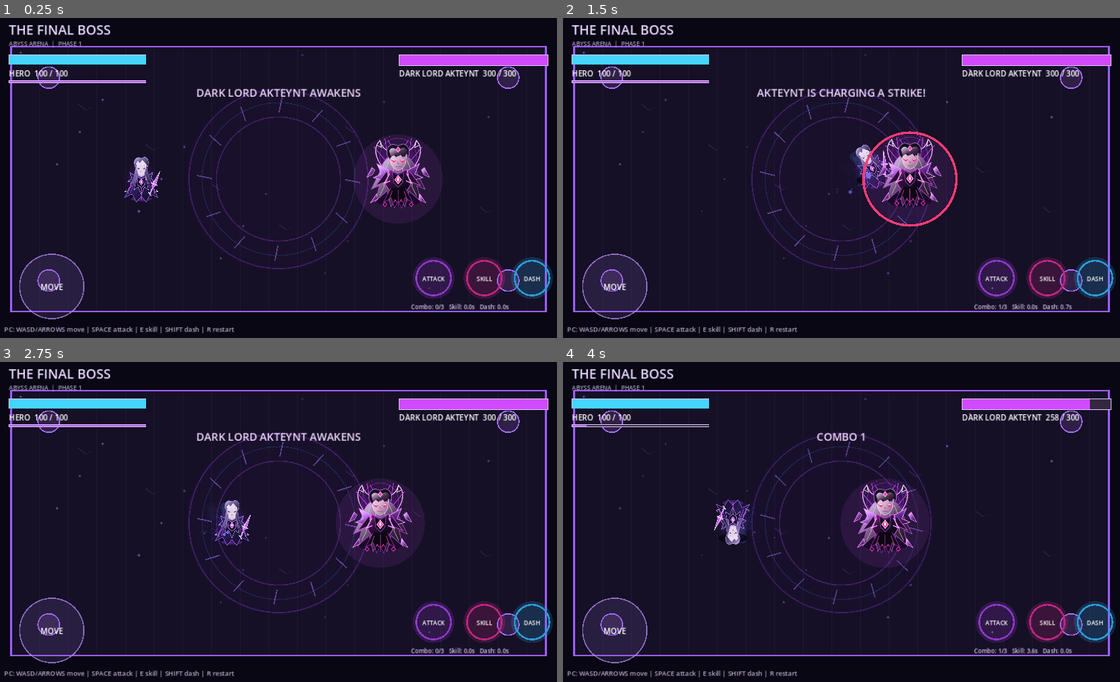
Above: before the commit, frames 1-4 (two rows, left to right).
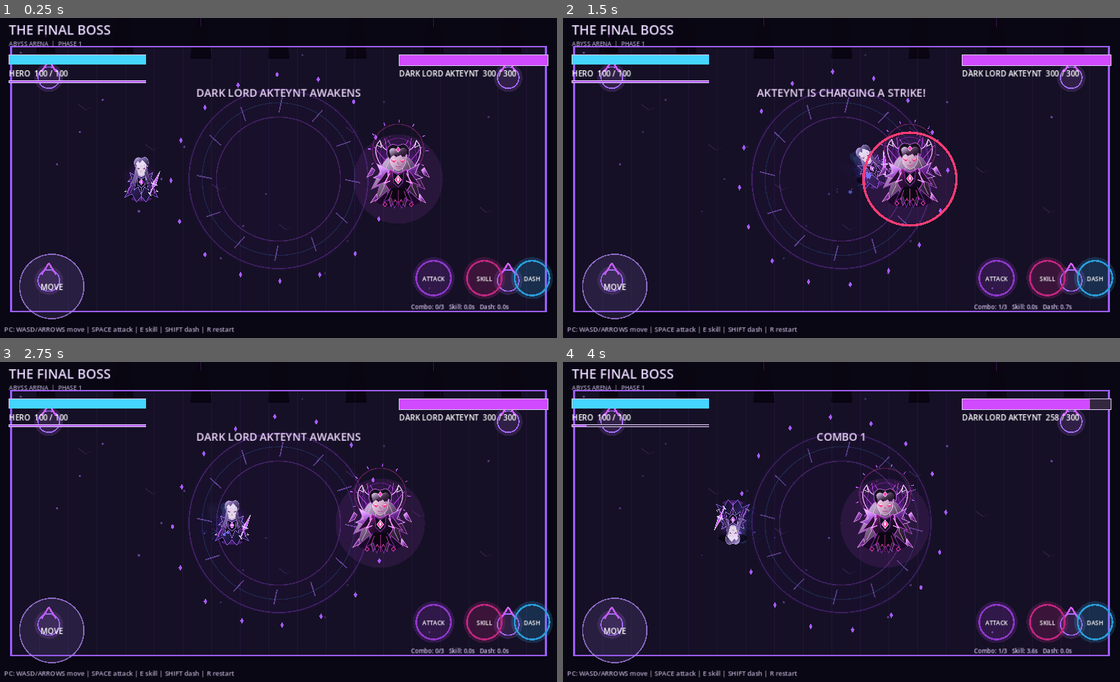
Above: after the commit, the same moments.

Repository: diyorxushvaqtov00-hub/the-final-boss
Game: Godot game, scene res://scenes/main.tscn
Two runs of this game, one before a commit and one after it. Both use one fixed random seed, a clock stepped at 60 frames per second and the inputs below.
Inputs (mouse positions are in pixels of both pictures, inside the frame that each line leads up to):
- Up to frame 1 (0.25 s): no input
- Up to frame 2 (1.5 s): tap Enter at 0.5 s; move the mouse to (969, 162) at 0.52 s; hold D 0.53-1.25 s; hold Shift 0.53-1.25 s; click (969, 162) at 0.67 s; tap Space at 0.77 s; drag from (724, 194) to (813, 242) at 1.27 s
- Up to frame 3 (2.75 s): move the mouse to (334, 451) at 2.02 s; hold D from 2.03 s (still down); tap R at 2.1 s
- Up to frame 4 (4 s): release D at 2.75 s; drag from (813, 586) to (668, 474) at 2.77 s; move the mouse to (1014, 570) at 3.52 s; hold A from 3.53 s (still down); hold E from 3.53 s (still down); tap Space at 3.77 s

The runs differ from the first frame. In frame 1, 0.7% of the frame differs, in the area x 6-94%, y 0-87%; in frame 2, 0.7%; in frame 3, 0.7%; in frame 4, 0.7%.

Commit message:
Add abyss cathedral scenery and phase-reactive arena effects

Diff:
--- a/scripts/main.gd
+++ b/scripts/main.gd
@@ -366,8 +366,16 @@
 func _draw() -> void:
 	var screen_size := get_viewport_rect().size
 	draw_rect(Rect2(Vector2.ZERO, screen_size), Color("#090713"), true)
-	draw_rect(ARENA, Color("#151025"), true)
-
+	var abyss_phase := boss_hp <= 150
+	var floor_tint := Color("#1b0b20") if abyss_phase else Color("#151025")
+	draw_rect(ARENA, floor_tint, true)
+	# Distant cathedral silhouettes frame the duel without covering the fighters.
+	for tower_index in range(7):
+		var tower_x := ARENA.position.x + 58.0 + float(tower_index) * 130.0
+		var tower_height := 42.0 + float((tower_index * 37) % 56)
+		var tower_base := ARENA.position.y + 20.0
+		draw_colored_polygon(PackedVector2Array([Vector2(tower_x - 18, tower_base), Vector2(tower_x - 11, tower_base - tower_height), Vector2(tower_x, tower_base - tower_height - 17), Vector2(tower_x + 11, tower_base - tower_height), Vector2(tower_x + 18, tower_base)]), Color(0.035, 0.018, 0.065, 0.92))
+		draw_line(Vector2(tower_x, tower_base - tower_height - 12), Vector2(tower_x, tower_base - tower_height + 7), Color(0.63, 0.22, 0.78, 0.30), 2.0)
 	# Layered obsidian floor: fine grid, central ritual seal, and animated runes.
 	for x in range(int(ARENA.position.x), int(ARENA.end.x), 48):
 		draw_line(Vector2(x, ARENA.position.y), Vector2(x, ARENA.end.y), Color(0.38, 0.22, 0.58, 0.16), 1.0)
@@ -398,8 +406,26 @@
 		draw_circle(Vector2(ember_x, ember_y), 1.5 + ember_blink, Color(0.68, 0.45, 1.0, ember_blink))
 
 	for pillar in [Vector2(95, 100), Vector2(865, 100), Vector2(95, 440), Vector2(865, 440)]:
-		draw_circle(pillar, 18.0, Color("#302047"))
+		draw_circle(pillar, 24.0, Color("#302047"))
 		draw_circle(pillar, 18.0, Color("#a66bff"), false, 2.0)
+		draw_line(pillar + Vector2(-12, -10), pillar + Vector2(0, -29), Color("#d35cff"), 3.0)
+		draw_line(pillar + Vector2(0, -29), pillar + Vector2(12, -10), Color("#d35cff"), 3.0)
+	# Floating rune shards orbit the arena seal, brightening when the Empress enrages.
+	for shard_index in range(16):
+		var shard_angle := TAU * float(shard_index) / 16.0 - arena_time * (0.12 if abyss_phase else 0.055)
+		var shard_radius := 176.0 + sin(arena_time * 1.7 + float(shard_index)) * 5.0
+		var shard_pos := seal_center + Vector2.RIGHT.rotated(shard_angle) * shard_radius
+		var shard_color := Color("#ff347e") if abyss_phase else Color("#a75bff")
+		draw_colored_polygon(PackedVector2Array([shard_pos + Vector2(0, -5), shard_pos + Vector2(3, 0), shard_pos + Vector2(0, 5), shard_pos + Vector2(-3, 0)]), shard_color)
+	# The boss's eclipse halo expands during the second phase.
+	var eclipse_center := boss_pos + Vector2(0, -49)
+	var eclipse_radius := 43.0 if not abyss_phase else 55.0 + sin(arena_time * 3.0) * 3.0
+	draw_arc(eclipse_center, eclipse_radius, 0.0, TAU, 64, Color(0.95, 0.22, 0.70, 0.28 if not abyss_phase else 0.52), 2.0)
+	for ray_index in range(12):
+		var ray_angle := TAU * float(ray_index) / 12.0 + arena_time * 0.12
+		var ray_start := eclipse_center + Vector2.RIGHT.rotated(ray_angle) * (eclipse_radius + 3.0)
+		var ray_end := eclipse_center + Vector2.RIGHT.rotated(ray_angle) * (eclipse_radius + (13.0 if abyss_phase else 8.0))
+		draw_line(ray_start, ray_end, Color("#ff5acb") if abyss_phase else Color("#b95cff"), 1.5)
 
 	if hit_flash > 0.0 and hurt_cooldown > 0.0:
 		draw_circle(player_pos, 39.0, Color(1.0, 0.15, 0.25, 0.25))
